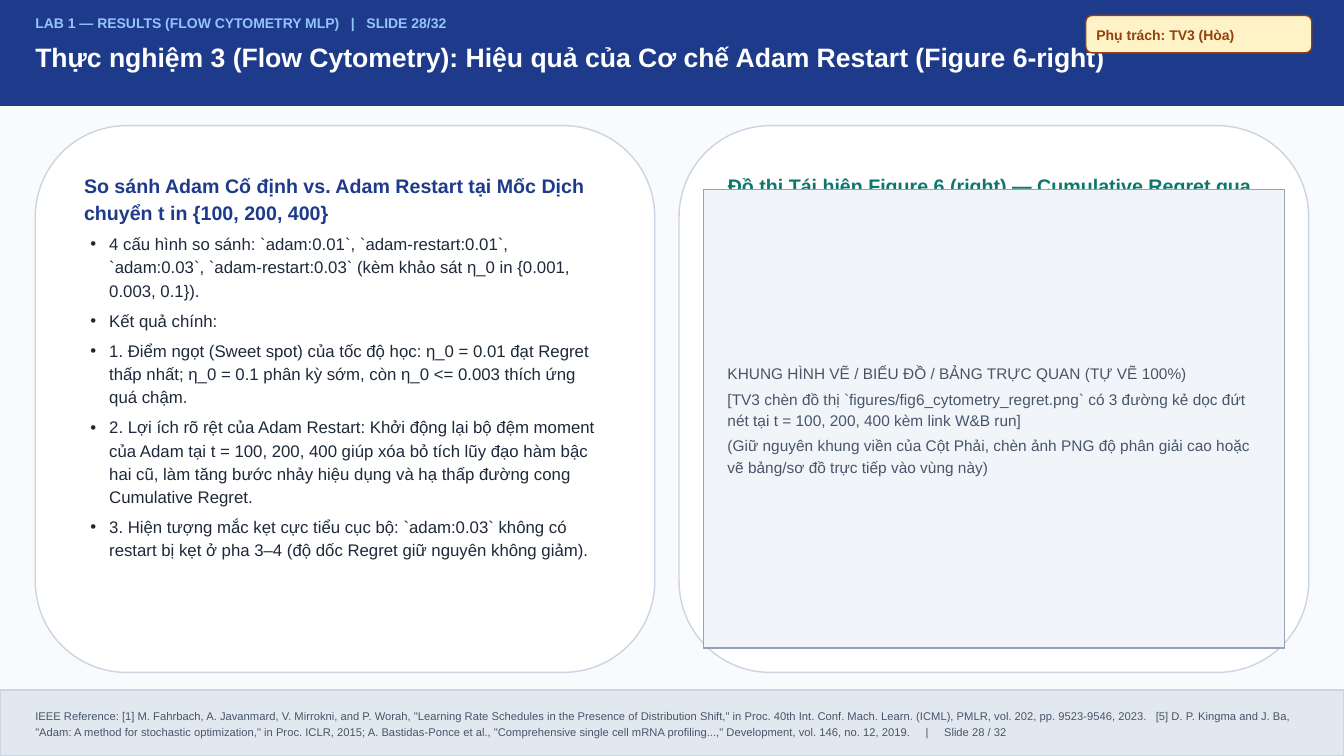
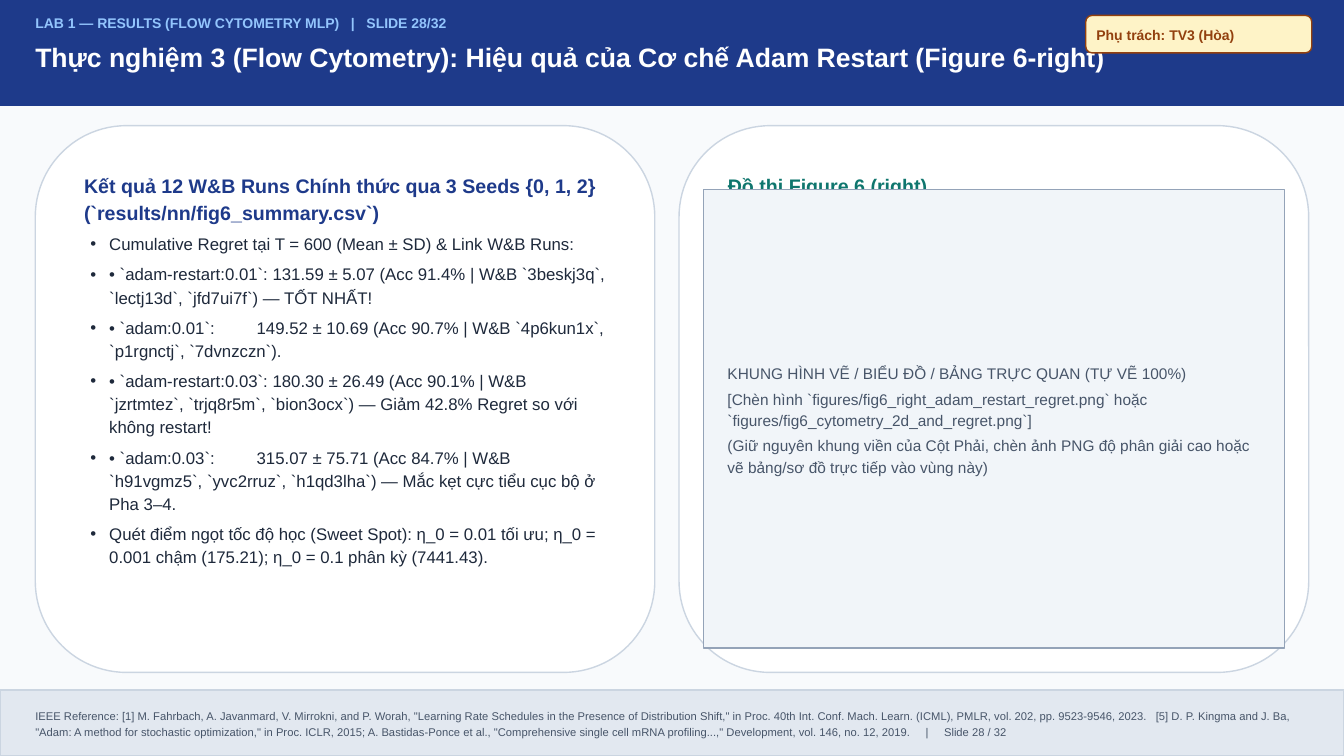
Before and after one commit to nvk1701/github-pj, a slide deck: slide 28 of slides/template.pptx. Drawn at 1344x756 pixels with LibreOffice and Linux fonts; fonts in the diff are those of the drawing. Boxes give left, top, right and bottom in pixels: in the first picture for what was removed or moved away, otherwise in the second. Text is boxed around its words. In the diff, an @@ line names an element or a change of style, - is before the commit and + after.

Commit message:
feat(T10,T11,T12,T16,T18): complete NonConvex Flow Cytometry MLP, 10-gene pancreas stream, Fig 6 W&B runs, and author code comparison

```diff
--- a/slides/template.pptx
+++ b/slides/template.pptx
@@ text in rounded rectangle at box(84, 178, 605, 567): text changed @@
-So sánh Adam Cố định vs. Adam Restart tại Mốc Dịch chuyển t in {100, 200, 400}
-• 4 cấu hình so sánh: `adam:0.01`, `adam-restart:0.01`, `adam:0.03`, `adam-restart:0.03` (kèm khảo sát η_0 in {0.001, 0.003, 0.1}).
-• Kết quả chính:
-• 1. Điểm ngọt (Sweet spot) của tốc độ học: η_0 = 0.01 đạt Regret thấp nhất; η_0 = 0.1 phân kỳ sớm, còn η_0 <= 0.003 thích ứng quá chậm.
-• 2. Lợi ích rõ rệt của Adam Restart: Khởi động lại bộ đệm moment của Adam tại t = 100, 200, 400 giúp xóa bỏ tích lũy đạo hàm bậc hai cũ, làm tăng bước nhảy hiệu dụng và hạ thấp đường cong Cumulative Regret.
-• 3. Hiện tượng mắc kẹt cực tiểu cục bộ: `adam:0.03` không có restart bị kẹt ở pha 3–4 (độ dốc Regret giữ nguyên không giảm).
+Kết quả 12 W&B Runs Chính thức qua 3 Seeds {0, 1, 2} (`results/nn/fig6_summary.csv`)
+• Cumulative Regret tại T = 600 (Mean ± SD) & Link W&B Runs:
+• • `adam-restart:0.01`: 131.59 ± 5.07 (Acc 91.4% | W&B `3beskj3q`, `lectj13d`, `jfd7ui7f`) — TỐT NHẤT!
+• • `adam:0.01`: 149.52 ± 10.69 (Acc 90.7% | W&B `4p6kun1x`, `p1rgnctj`, `7dvnzczn`).
+• • `adam-restart:0.03`: 180.30 ± 26.49 (Acc 90.1% | W&B `jzrtmtez`, `trjq8r5m`, `bion3ocx`) — Giảm 42.8% Regret so với không restart!
+• • `adam:0.03`: 315.07 ± 75.71 (Acc 84.7% | W&B `h91vgmz5`, `yvc2rruz`, `h1qd3lha`) — Mắc kẹt cực tiểu cục bộ ở Pha 3–4.
+• Quét điểm ngọt tốc độ học (Sweet Spot): η_0 = 0.01 tối ưu; η_0 = 0.001 chậm (175.21); η_0 = 0.1 phân kỳ (7441.43).
@@ text in rounded rectangle at box(728, 178, 928, 190): text changed @@
-Đồ thị Tái hiện Figure 6 (right) — Cumulative Regret qua 600 Bước
+Đồ thị Figure 6 (right) (`figures/fig6_right_adam_restart_regret.png`)
@@ text in rectangle at box(727, 393, 1147, 429): text changed @@
-[TV3 chèn đồ thị `figures/fig6_cytometry_regret.png` có 3 đường kẻ dọc đứt nét tại t = 100, 200, 400 kèm link W&B run]
+[Chèn hình `figures/fig6_right_adam_restart_regret.png` hoặc `figures/fig6_cytometry_2d_and_regret.png`]
```
Also in this commit, not shown: 2 other slides changed, 19 other files.
